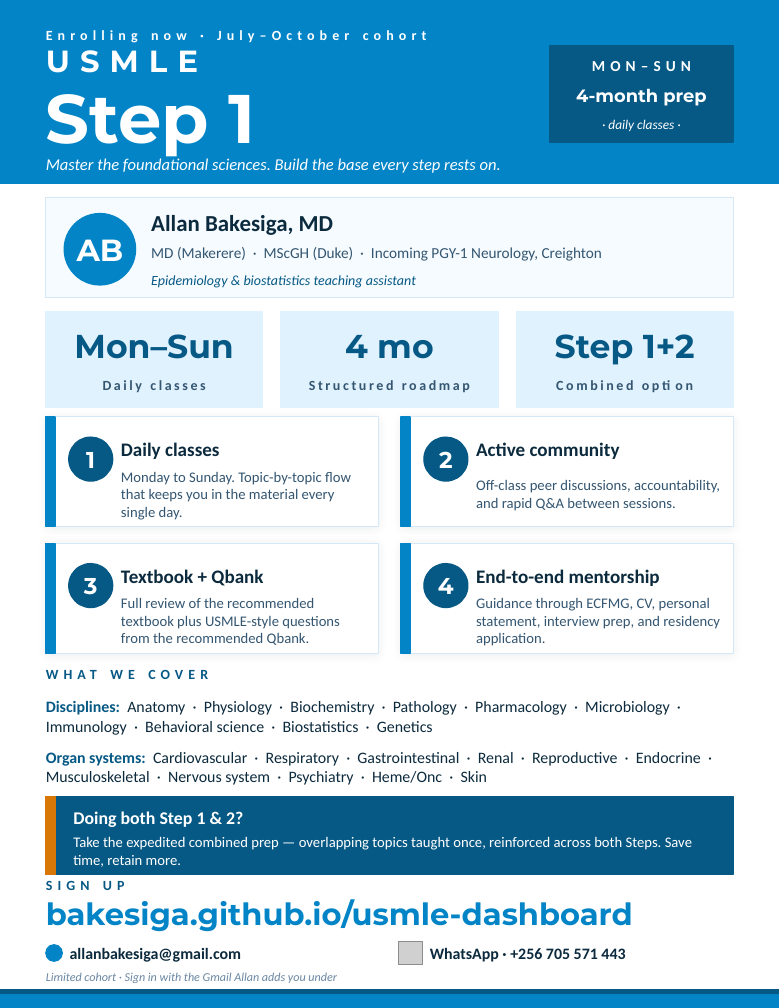
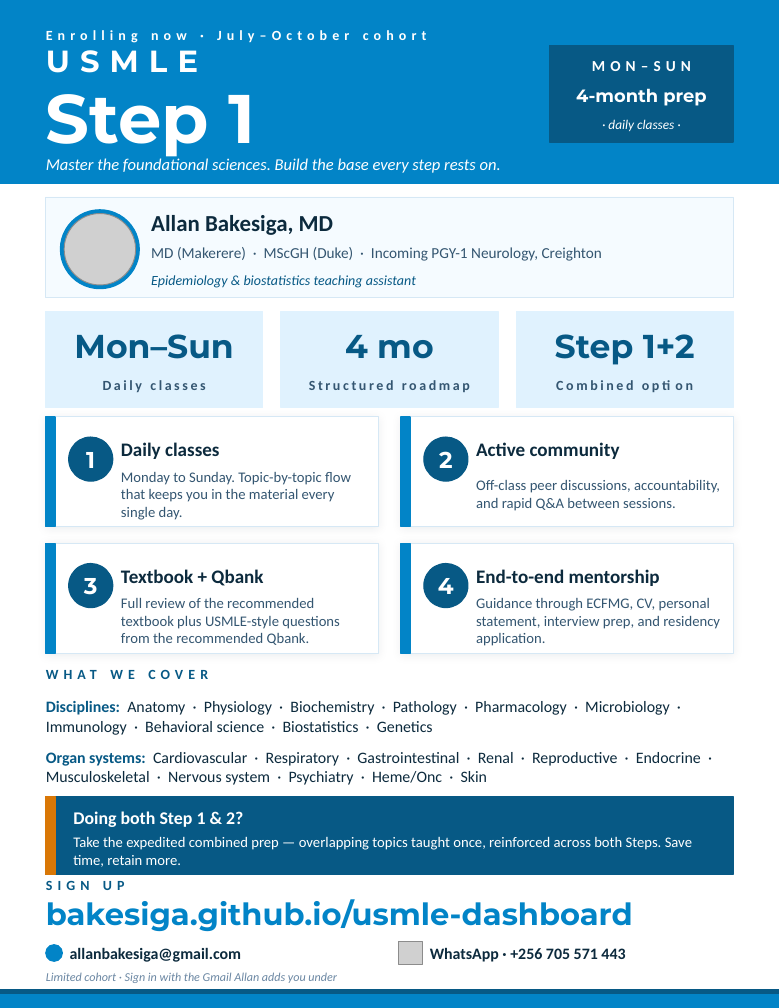
Before and after one commit to Bakesiga/usmle-dashboard, a slide deck: slide 1 of outputs/flyers/USMLE_Step1_Flyer.pptx. Drawn at 779x1008 pixels with LibreOffice and Linux fonts; fonts in the diff are those of the drawing; grey boxes stand for pictures. Boxes give left, top, right and bottom in pixels: in the first picture for what was removed or moved away, otherwise in the second. Text is boxed around its words. In the diff, an @@ line names an element or a change of style, - is before the commit and + after.

```diff
--- a/outputs/flyers/USMLE_Step1_Flyer.pptx
+++ b/outputs/flyers/USMLE_Step1_Flyer.pptx
@@ ellipse: place and size @@
-ellipse at [64, 214, 136, 285]
+ellipse at [60, 210, 139, 289]
@@ picture added at [64, 214, 136, 285] @@
@@ text removed at [77, 239, 124, 261] @@
-AB
```
Also in this commit, not shown: 2 other files.
